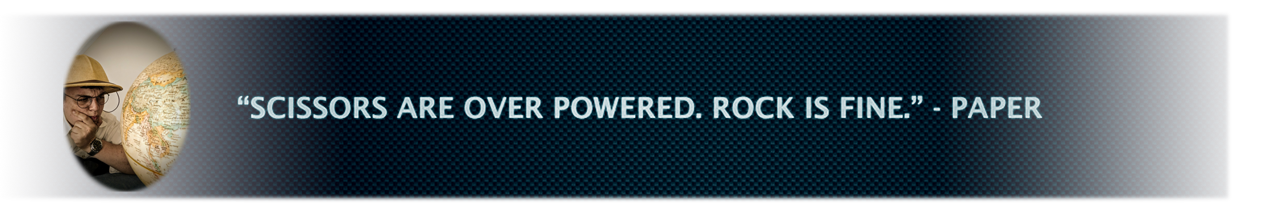
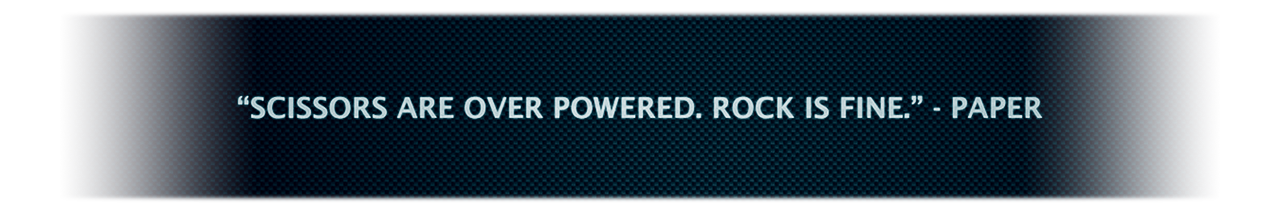
Comparing the layer stacks of the two w=1280, h=213 images. Changes:
hid "Layer 1" over [63, 21, 191, 192]
painted on "Layer 0" over [5, 12, 1231, 201]
